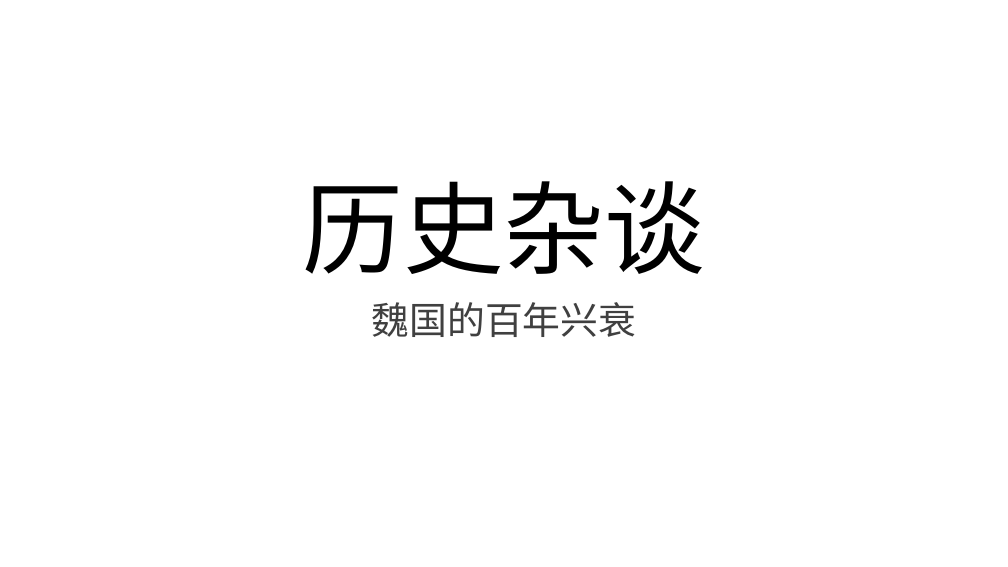
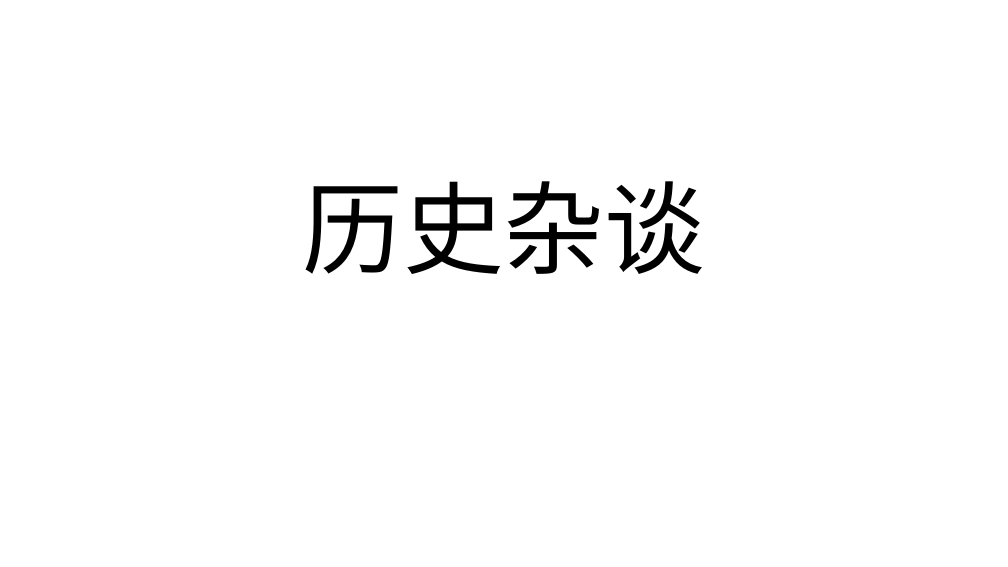
Before and after one commit to DaccPonding/learn_for_yourself, a slide deck: slide 1 of 阿正的分享.pptx. Drawn at 1008x567 pixels with LibreOffice and Linux fonts; fonts in the diff are those of the drawing. Boxes give left, top, right and bottom in pixels: in the first picture for what was removed or moved away, otherwise in the second. Text is boxed around its words. In the diff, an @@ line names an element or a change of style, - is before the commit and + after.

```diff
--- a/阿正的分享.pptx
+++ b/阿正的分享.pptx
@@ subtitle removed at <box>372,302,637,337</box> @@
-魏国的百年兴衰
```
Also in this commit, not shown: 5 other slides changed, 6 slides added, 1 slide removed, 1 other file.
